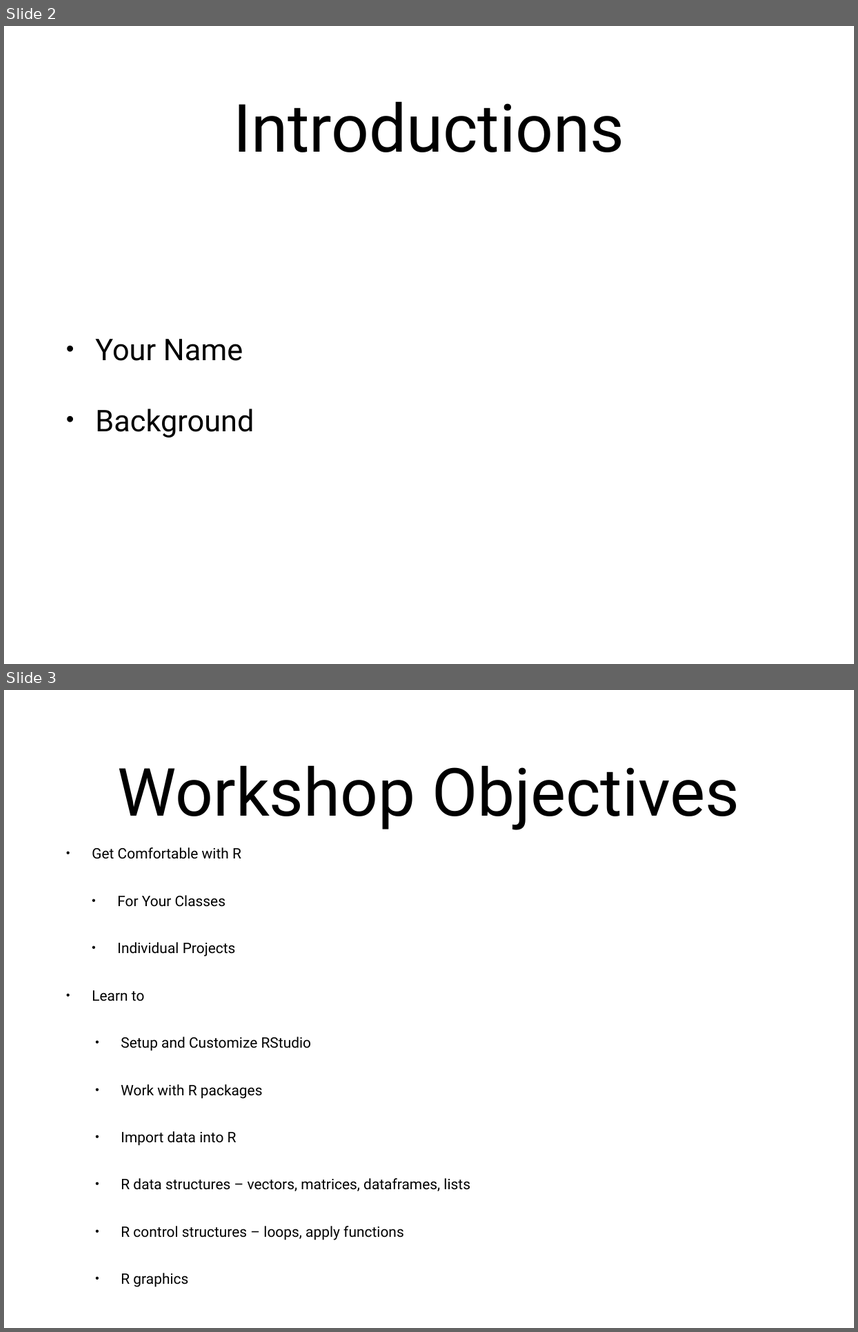
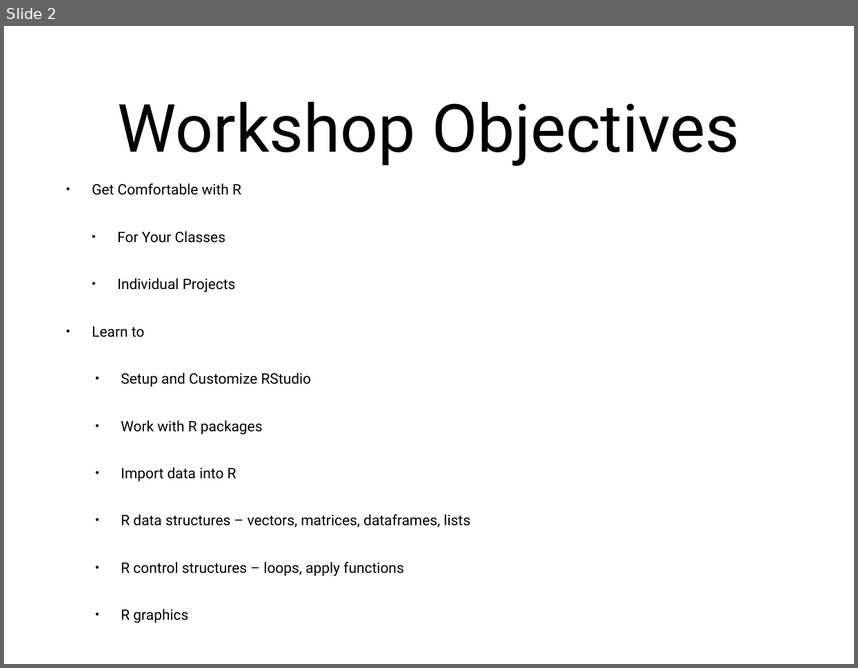
Before and after one commit to nvenkataraman1/RSeminar, a slide deck: sessions/session1/Session1.pptx. Shown one above the other, each under a label of ours: slides 2 and 3 before the commit, slide 2 after it. The pictures are 858x1332 and 858x668 pixels, drawn with LibreOffice and Linux fonts; fonts in the diff are those of the drawing. Boxes give left, top, right and bottom in pixels: in the first picture for what was removed or moved away, otherwise in the second. Text is boxed around its words. In the diff, an @@ line names an element or a change of style, - is before the commit and + after.

```diff
--- a/sessions/session1/Session1.pptx
+++ b/sessions/session1/Session1.pptx
@@ slide 2 removed at [4,26,854,664], background #FFFFFF @@
@@ title removed at [233,101,624,152] @@
-Introductions
@@ text removed at [95,339,254,437] @@
-• Your Name
-• Background
@@ what was slide 3 is now slide 2 @@
```
Also in this commit, not shown: 1 slide changed, 4 other files.
